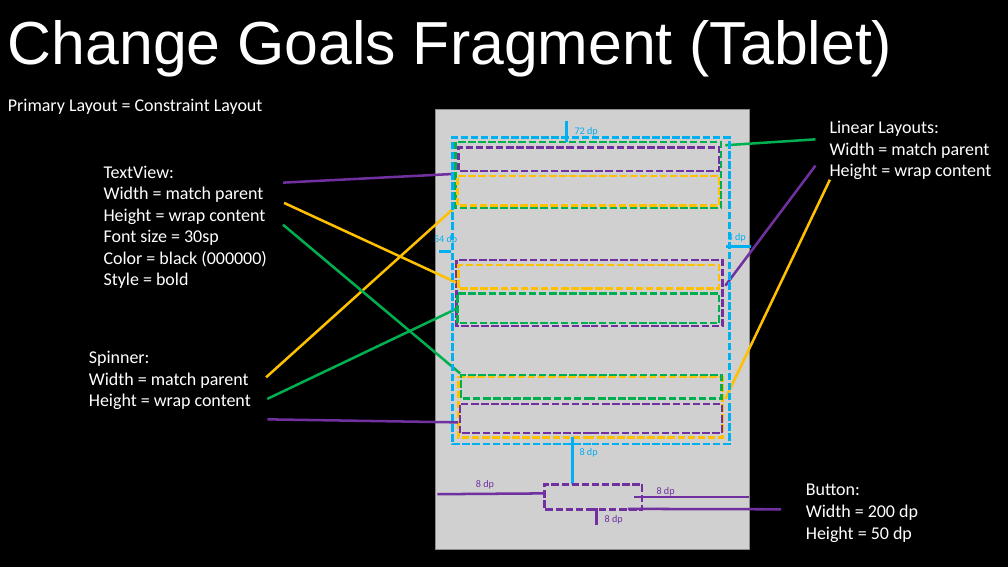
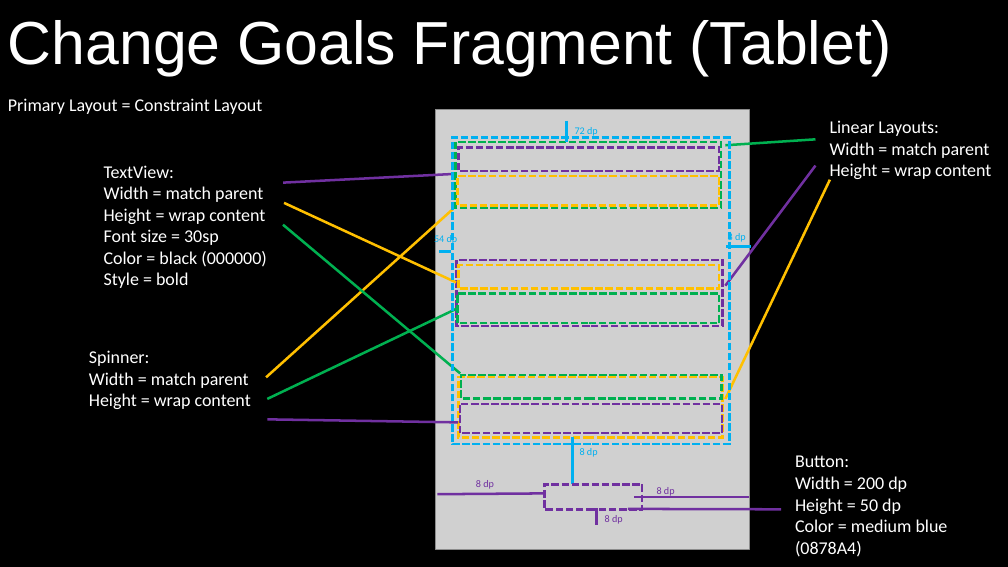
Before and after one commit to liuqidake/Lifestyle_Android_App, a slide deck: slide 10 of sketches-editable.pptx. Drawn at 1008x567 pixels with LibreOffice and Linux fonts; fonts in the diff are those of the drawing; grey boxes stand for pictures. Boxes give left, top, right and bottom in pixels: in the first picture for what was removed or moved away, otherwise in the second. Text is boxed around its words. In the diff, an @@ line names an element or a change of style, - is before the commit and + after.

```diff
--- a/sketches-editable.pptx
+++ b/sketches-editable.pptx
@@ text "Button:": place and size @@
-text "Button:" at (806,483,918,542)
+text "Button:" at (795,455,948,557)
@@ text at (795,519,948,557): paragraph added @@
+Color = medium blue (0878A4)
```
Also in this commit, not shown: 3 other slides changed, 11 slides added, 1 slide removed, 2 other files.
